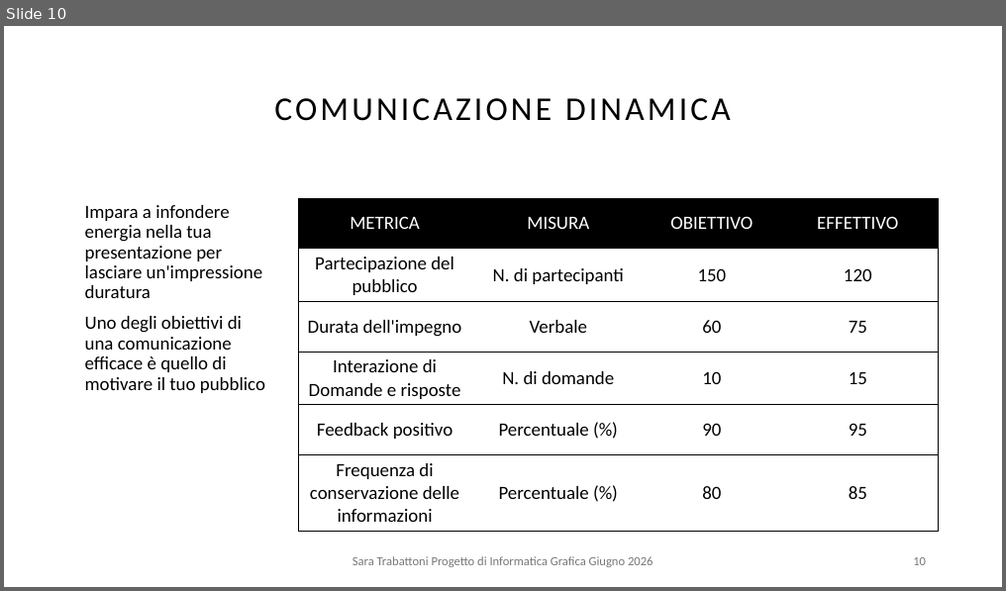
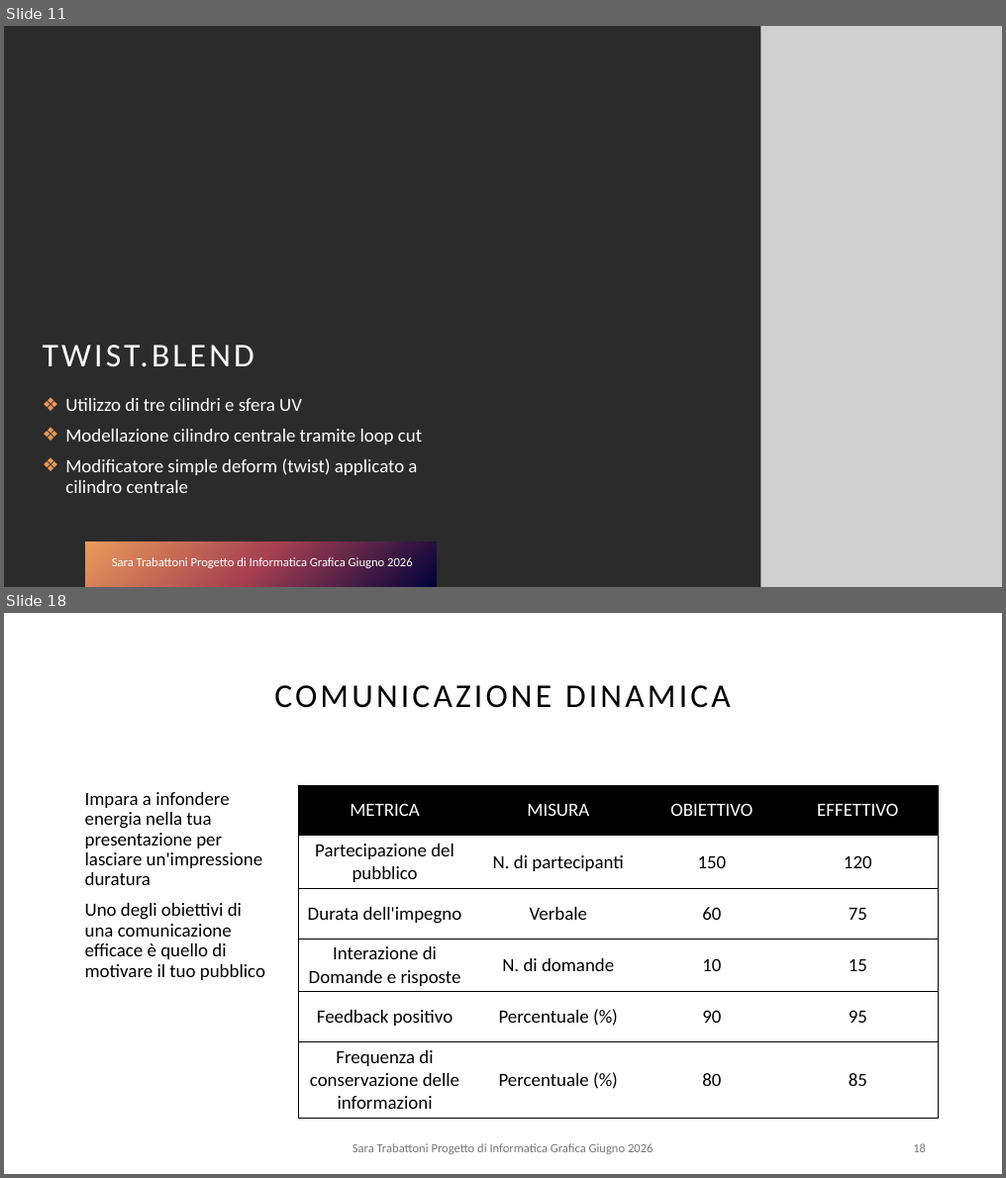
Before and after one commit to saratrabby/ComputerGraphicsProject, a slide deck: PresentazioneProgettoIG.pptx. Shown one above the other, each under a label of ours: slide 10 before the commit, slides 11 and 18 after it; the slides between them are not shown. The pictures are 1006x591 and 1006x1178 pixels, drawn with LibreOffice and Linux fonts; fonts in the diff are those of the drawing; grey boxes stand for pictures; background and template pictures are left out; a plain dark background stands for a picture behind light text. Boxes give left, top, right and bottom in pixels: in the first picture for what was removed or moved away, otherwise in the second. Text is boxed around its words. In the diff, an @@ line names an element or a change of style, - is before the commit and + after.

```diff
--- a/PresentazioneProgettoIG.pptx
+++ b/PresentazioneProgettoIG.pptx
@@ slide 11 added at bbox=[4, 26, 1002, 587], background picture (left out) @@
@@ picture added at bbox=[761, 26, 1002, 587] @@
@@ title added at bbox=[43, 345, 254, 368], 32 pt, text #FFFFFF @@
+TWIST.BLEND
@@ text added at bbox=[65, 398, 422, 493], 18 pt, text #FFFFFF @@
+❖ Utilizzo di tre cilindri e sfera UV
+❖ Modellazione cilindro centrale tramite loop cut
+❖ Modificatore simple deform (twist) applicato a cilindro centrale
@@ rectangle added at bbox=[85, 542, 437, 587], fill gradient #00023A to #A53F51 to #E99A5B @@
@@ text added at bbox=[112, 558, 412, 569], 12 pt, text #FFFFFF @@
+Sara Trabattoni Progetto di Informatica Grafica Giugno 2026
@@ what was slide 10 is now slide 18 @@
@@ page number at bbox=[913, 1144, 926, 1153]: text changed @@
-10
+18
```
Also in this commit, not shown: 1 slide changed, 8 other slides added, 1 slide removed, 3 other files.
